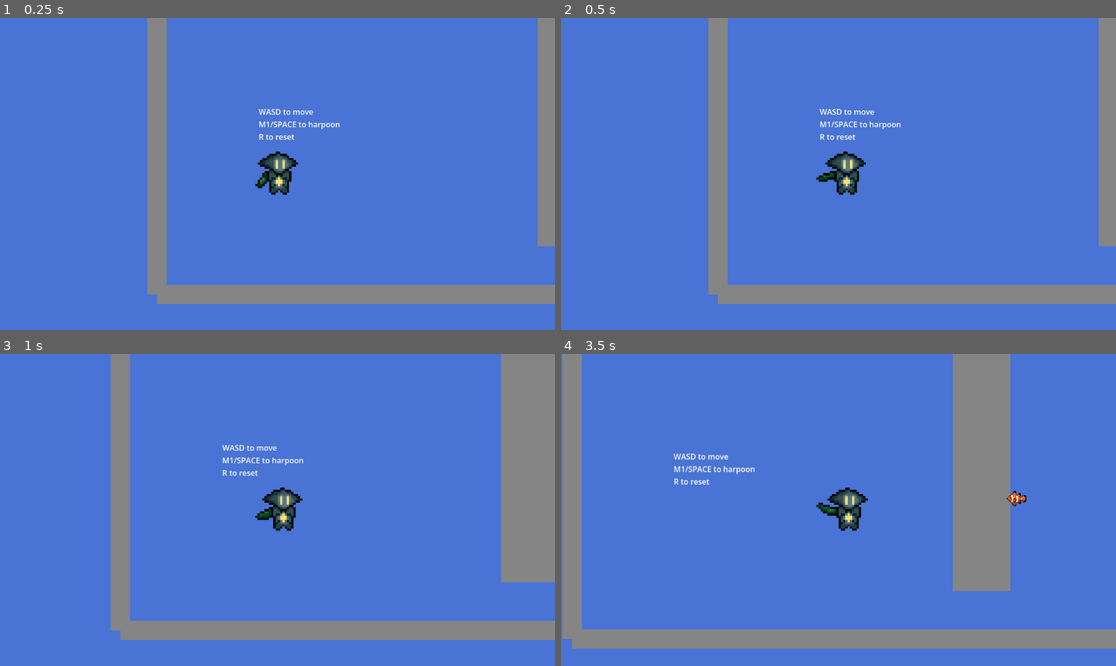
Above: before the commit, frames 1-4 (two rows, left to right).
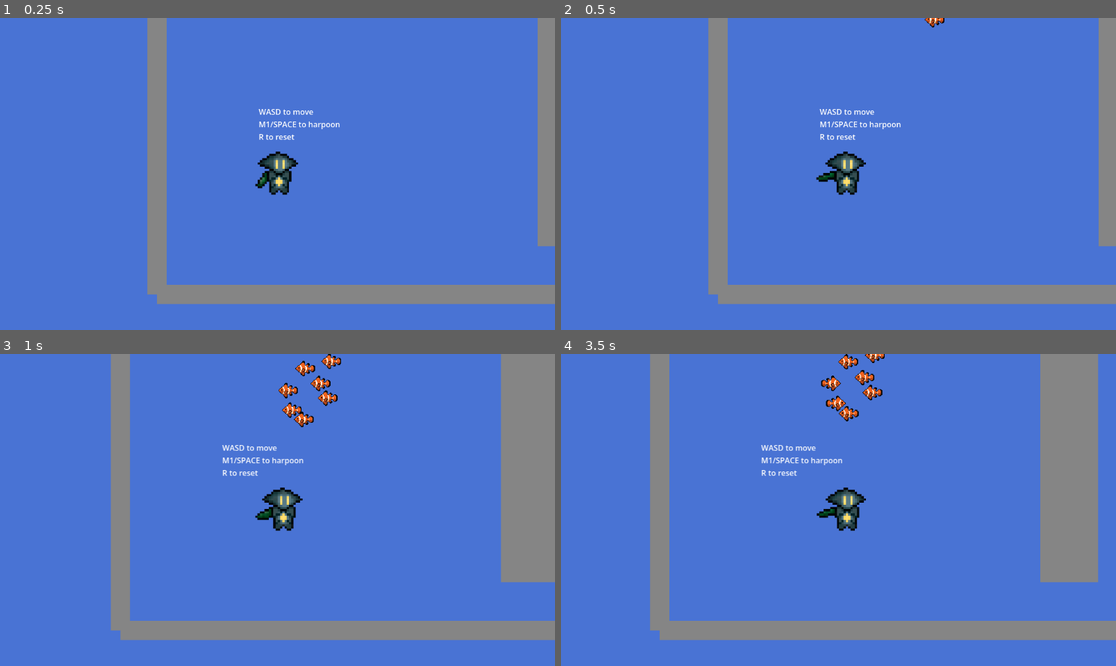
Above: after the commit, the same moments.

Repository: CommanderTuna999/Ocean-Game
Game: Godot game, scene res://Scenes/Game.tscn
Two runs of this game, one before a commit and one after it. Both use one fixed random seed, a clock stepped at 60 frames per second and the inputs below.
Inputs (mouse positions are in pixels of both pictures, inside the frame that each line leads up to):
- Up to frame 1 (0.25 s): no input
- Up to frame 2 (0.5 s): no input
- Up to frame 3 (1 s): move the mouse to (399, 494) at 0.52 s; hold D (Right) from 0.53 s (still down); click (399, 494) at 0.6 s; tap Space (Jump) at 0.77 s
- Up to frame 4 (3.5 s): move the mouse to (727, 525) at 1.27 s; click (727, 525) at 1.35 s; tap Space (Jump) at 1.52, 3.02 s; move the mouse to (894, 441) at 2.02 s; release D (Right) at 2.03 s; hold A (Left) 2.03-2.78 s; click (894, 441) at 2.1 s; move the mouse to (810, 572) at 2.77 s; hold D (Right) from 2.78 s (still down); click (810, 572) at 2.85 s

Frame 1 is identical in both runs. In frame 2, less than 0.1% of the frame differs, in the area x 65-70%, y 0-4%; in frame 3, 0.7%; in frame 4, 29%, in the area x 0-100%, y 0-95%.

Commit message:
Fixed clownfish collision between instances

Diff:
--- a/main game---ocean-thing/Scenes/Game.tscn
+++ b/main game---ocean-thing/Scenes/Game.tscn
@@ -125,6 +125,24 @@
 R to reset"
 
 [node name="clownfish" parent="." unique_id=1111911240 instance=ExtResource("4_kldst")]
-position = Vector2(-366, 203)
+position = Vector2(-1010, 82)
+
+[node name="clownfish2" parent="." unique_id=1782866894 instance=ExtResource("4_kldst")]
+position = Vector2(-942, 130)
+
+[node name="clownfish3" parent="." unique_id=412284421 instance=ExtResource("4_kldst")]
+position = Vector2(-1034, 170)
+
+[node name="clownfish4" parent="." unique_id=161397012 instance=ExtResource("4_kldst")]
+position = Vector2(-973, 207)
+
+[node name="clownfish5" parent="." unique_id=667106979 instance=ExtResource("4_kldst")]
+position = Vector2(-903, 175)
+
+[node name="clownfish6" parent="." unique_id=1313355372 instance=ExtResource("4_kldst")]
+position = Vector2(-921, 83)
+
+[node name="clownfish7" parent="." unique_id=76652013 instance=ExtResource("4_kldst")]
+position = Vector2(-1065, 121)
 
 [connection signal="body_entered" from="exit" to="exit" method="_on_body_entered"]
--- a/main game---ocean-thing/Scenes/clownfish.tscn
+++ b/main game---ocean-thing/Scenes/clownfish.tscn
@@ -19,7 +19,7 @@
 }]
 
 [sub_resource type="CircleShape2D" id="CircleShape2D_47ae7"]
-radius = 13.536986
+radius = 11.5
 
 [sub_resource type="CircleShape2D" id="CircleShape2D_8g0i4"]
 radius = 1590.4119
--- a/main game---ocean-thing/Scripts/clownfish.gd
+++ b/main game---ocean-thing/Scripts/clownfish.gd
@@ -35,8 +35,8 @@
 
 
 func _physics_process(_delta):
-	if aggro:
-		position = position.move_toward(chase_subject.position, speed * _delta)
-		move_and_slide()
+	if aggro and chase_subject:
+		velocity = (chase_subject.position - position).normalized() * speed
 	else:
 		velocity = Vector2.ZERO
+	move_and_slide()
